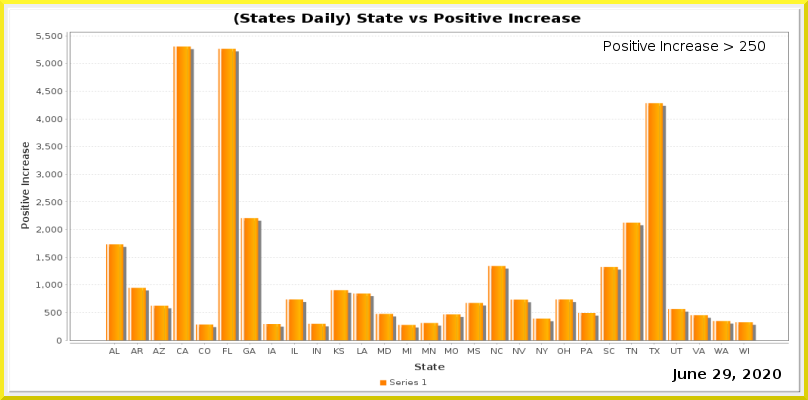
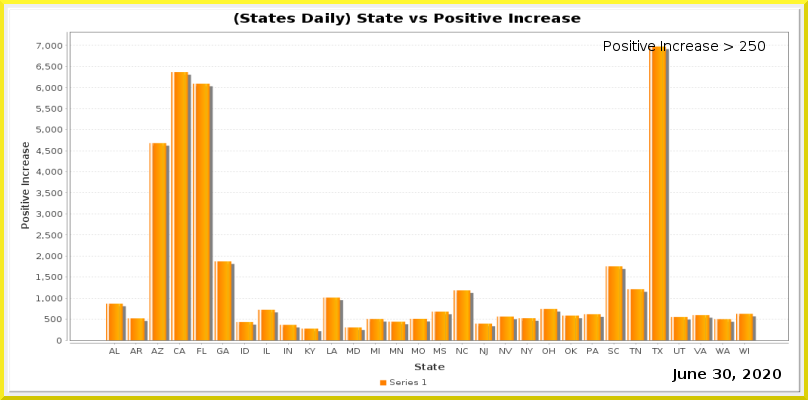
Revision of a layered 808x400 image; what changed, layer by layer:
painted on "Current Date" over (713, 369, 731, 379)
painted on "Date_vs_TestIncrease.png" over (36, 33, 789, 356)
